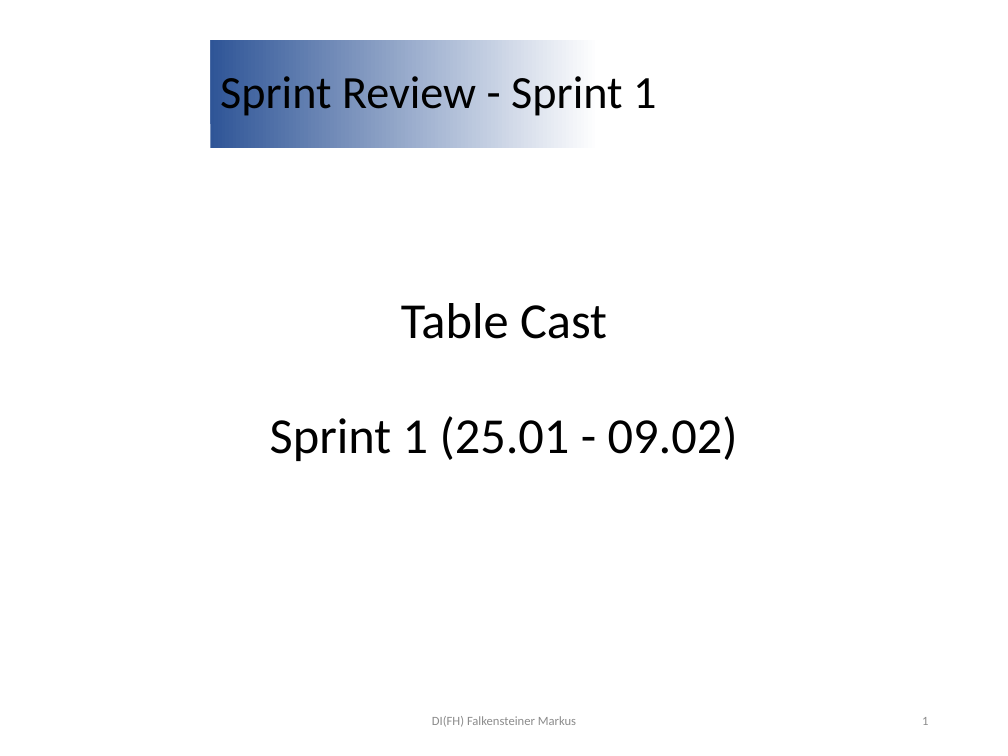
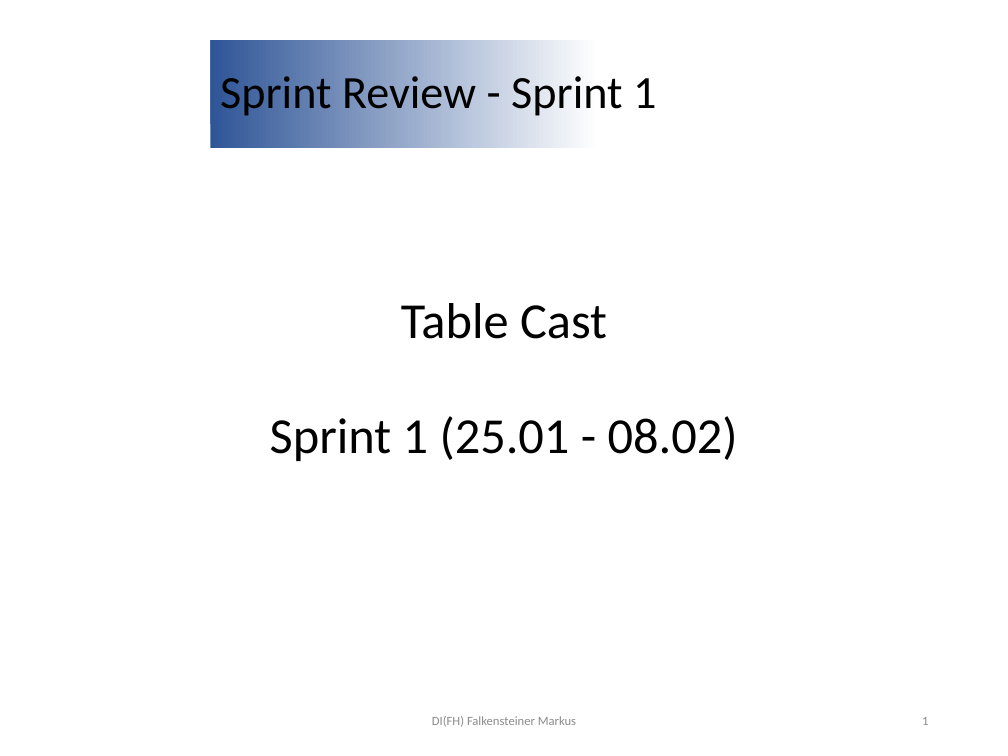
Before and after one commit to DavareDavare/T1_TableCast, a slide deck: slide 1 of Scrum_Unterlagen/Reviews/Sprint01_Review.pptx. Drawn at 1008x756 pixels with LibreOffice and Linux fonts; fonts in the diff are those of the drawing; background and template pictures are left out. Boxes give left, top, right and bottom in pixels: in the first picture for what was removed or moved away, otherwise in the second. Text is boxed around its words. In the diff, an @@ line names an element or a change of style, - is before the commit and + after.

Commit message:
Update Dokumentation + SprintReview

```diff
--- a/Scrum_Unterlagen/Reviews/Sprint01_Review.pptx
+++ b/Scrum_Unterlagen/Reviews/Sprint01_Review.pptx
@@ text at [270,416,738,461]: text changed @@
-Sprint 1 (25.01 - 09.02)
+Sprint 1 (25.01 - 08.02)
```
Also in this commit, not shown: 4 other slides changed, 3 other files.
